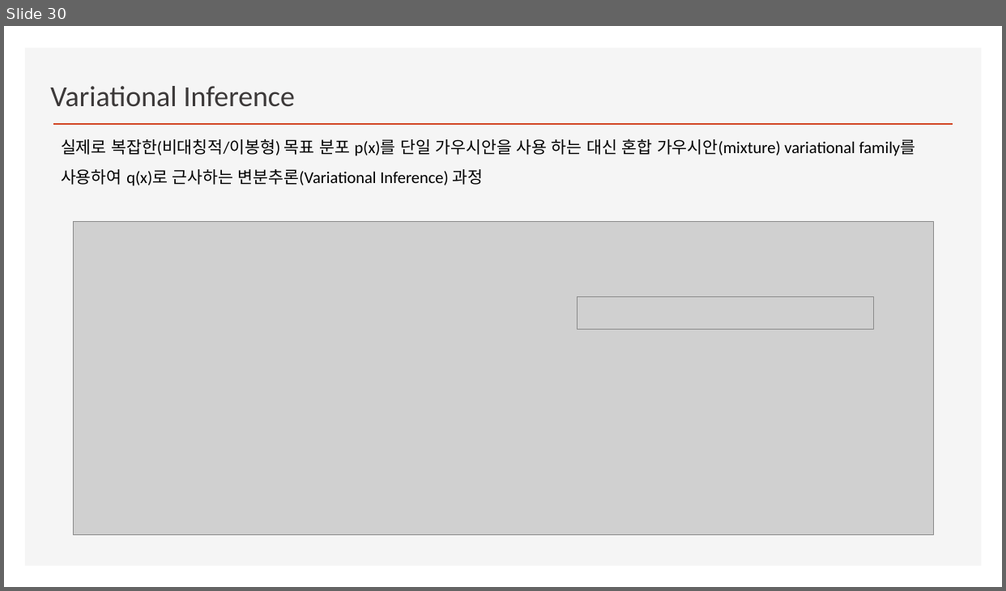
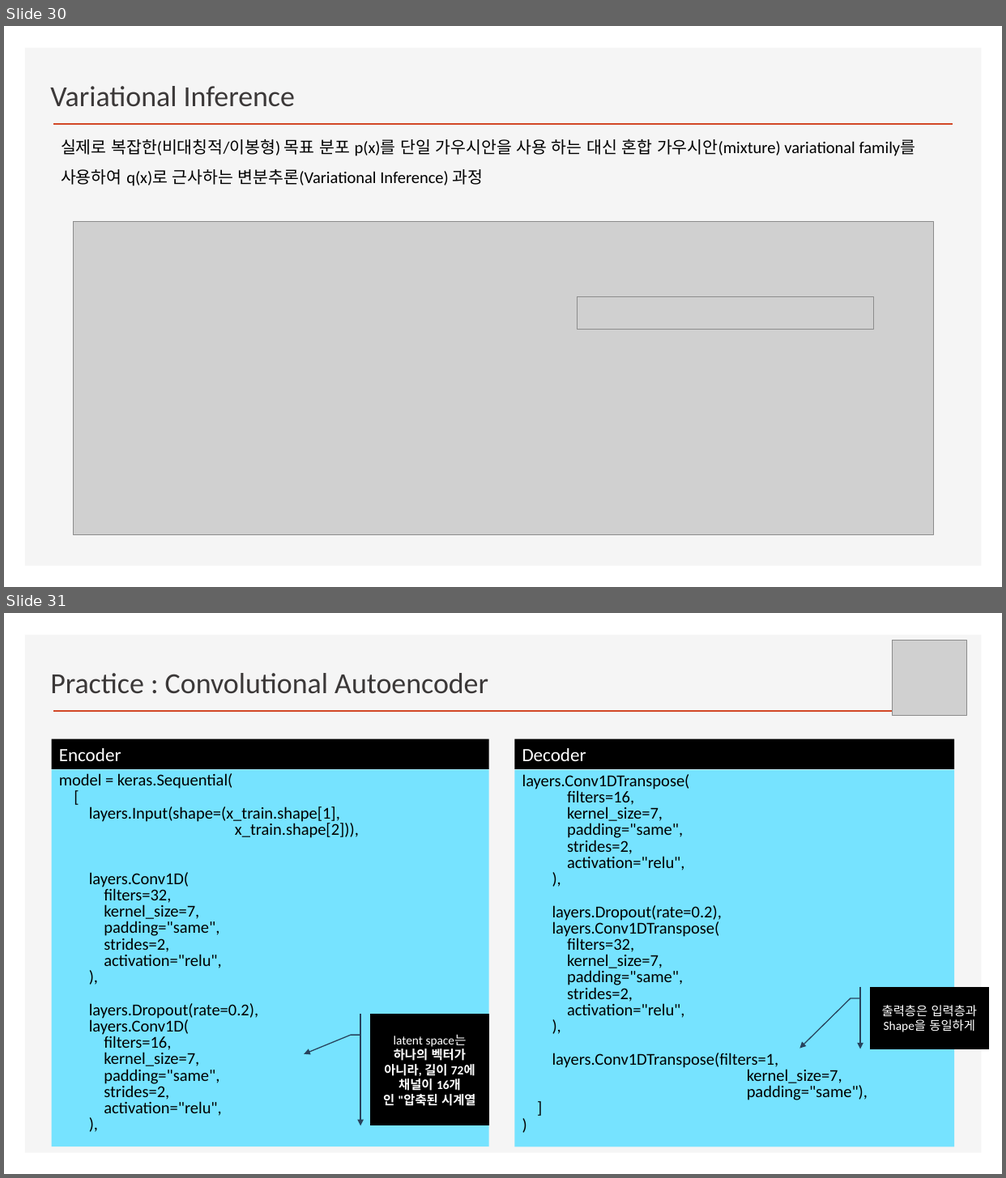
Before and after one commit to ancestor9/2026_Fall_AI-Literacy, a slide deck: Variational Autoencoders.pptx. Shown one above the other, each under a label of ours: slide 30 before the commit, slides 30 and 31 after it. The pictures are 1006x591 and 1006x1178 pixels, drawn with LibreOffice and Linux fonts; fonts in the diff are those of the drawing; grey boxes stand for pictures; background and template pictures are left out. Boxes give left, top, right and bottom in pixels: in the first picture for what was removed or moved away, otherwise in the second. Text is boxed around its words. In the diff, an @@ line names an element or a change of style, - is before the commit and + after.

```diff
--- a/Variational Autoencoders.pptx
+++ b/Variational Autoencoders.pptx
@@ slide 31 added at (4,613,1002,1174), background #FFFFFF; not listed: 2 template elements that a slide beside it also shows @@
@@ picture added at (892,641,967,716) @@
@@ text added at (50,673,488,694), 28 pt, text #3B3838 @@
+Practice : Convolutional Autoencoder
@@ rectangle added at (52,739,489,769), fill #000000, 18 pt, text #FFFFFF @@
+Encoder
@@ rectangle added at (514,739,954,769), fill #000000, 18 pt, text #FFFFFF @@
+Decoder
@@ rectangle added at (52,769,489,1147), fill #76E3FF, 16 pt, text #000000 @@
+model = keras.Sequential(
+[
+layers.Input(shape=(x_train.shape[1],
+x_train.shape[2])),
+layers.Conv1D(
+filters=32,
+kernel_size=7,
+padding="same",
+strides=2,
+activation="relu",
+),
+layers.Dropout(rate=0.2),
+layers.Conv1D(
+filters=16,
+kernel_size=7,
+padding="same",
+strides=2,
+activation="relu",
+),
@@ rectangle added at (514,770,954,1148), fill #76E3FF, 16 pt, text #000000 @@
+layers.Conv1DTranspose(
+filters=16,
+kernel_size=7,
+padding="same",
+strides=2,
+activation="relu",
+),
+layers.Dropout(rate=0.2),
+layers.Conv1DTranspose(
+filters=32,
+kernel_size=7,
+padding="same",
+strides=2,
+activation="relu",
+),
+layers.Conv1DTranspose(filters=1,
+kernel_size=7,
+padding="same"),
+]
+)
@@ accent callout added at (870,987,988,1050), fill #000000, outline #28445D 1 pt, 12 pt, text #FFFFFF @@
+출력층은 입력층과 Shape을 동일하게
@@ accent callout added at (371,1014,489,1126), fill #000000, outline #28445D 1 pt, 12 pt, text #FFFFFF, bold @@
+latent space는 하나의 벡터가 아니라, 길이 72에 채널이 16개인 "압축된 시계열
```
Also in this commit, not shown: 2 slides changed, 2 other slides added, 1 slide removed.
